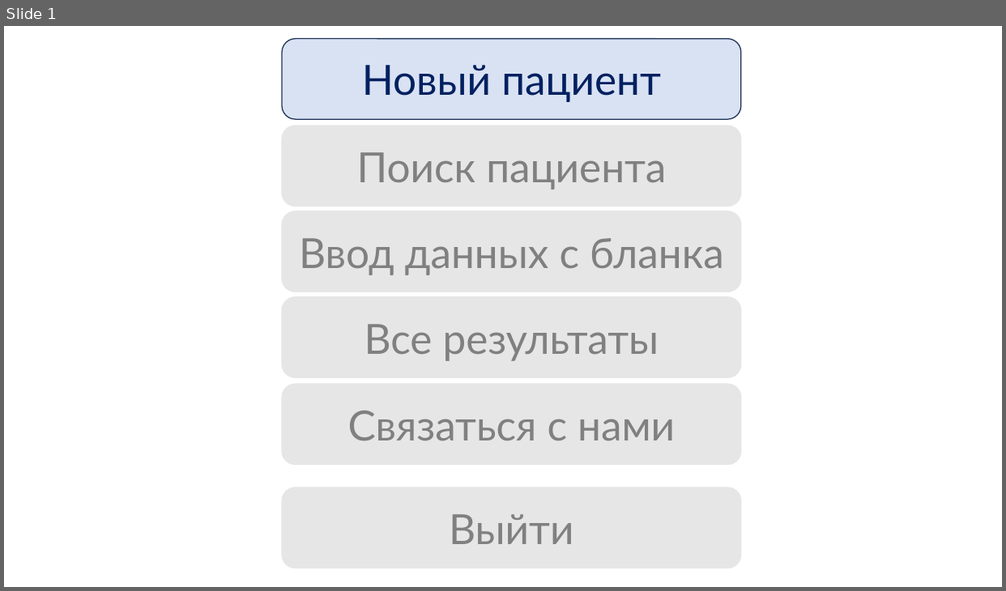
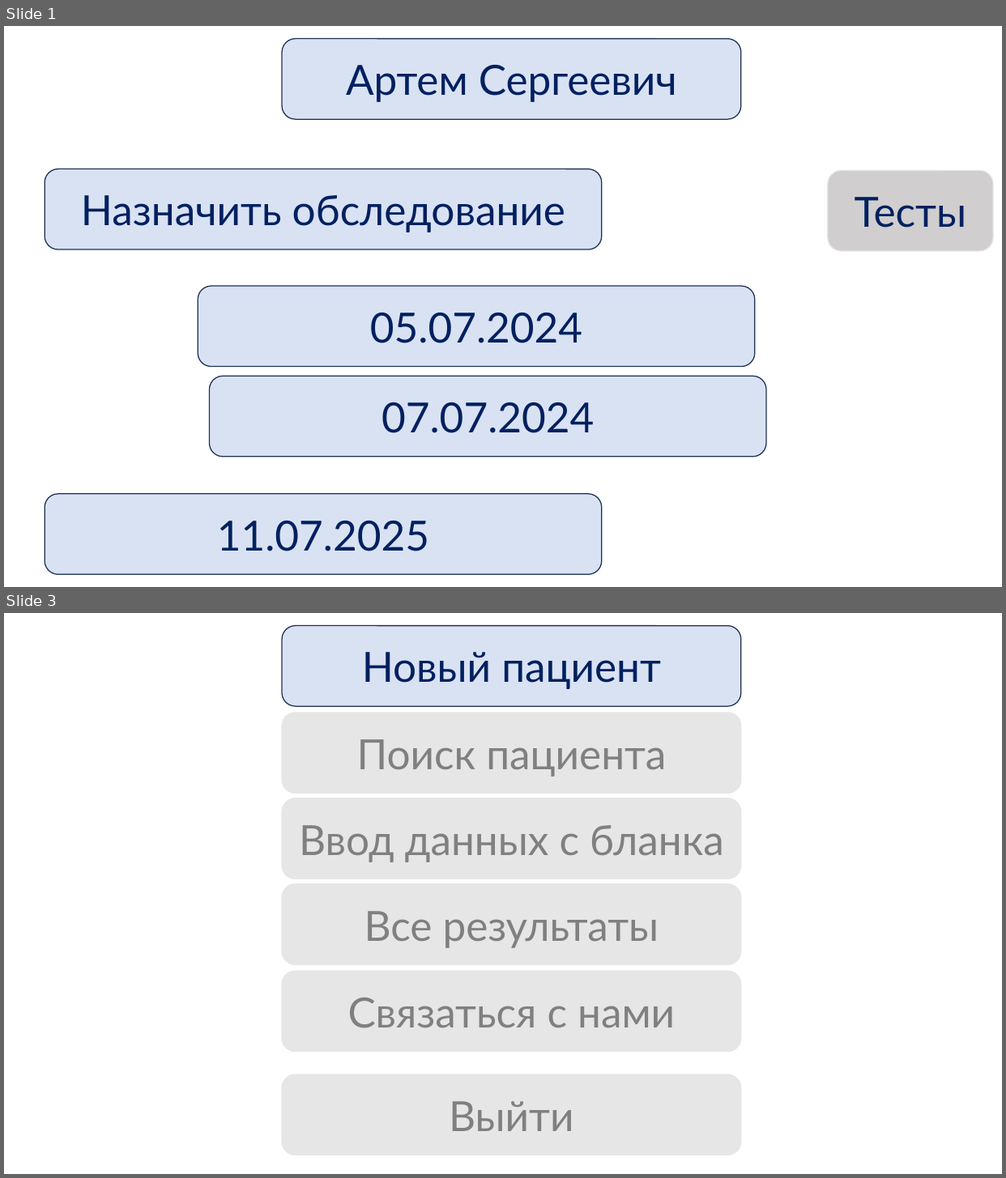
Before and after one commit to r3ctangl3/questionnaire, a slide deck: pptx/ПРОЕКТ-новый пациент.pptx. Shown one above the other, each under a label of ours: slide 1 before the commit, slides 1 and 3 after it; the slides between them are not shown. The pictures are 1006x591 and 1006x1178 pixels, drawn with LibreOffice and Linux fonts; fonts in the diff are those of the drawing. Boxes give left, top, right and bottom in pixels: in the first picture for what was removed or moved away, otherwise in the second. Text is boxed around its words. In the diff, an @@ line names an element or a change of style, - is before the commit and + after.

```diff
--- a/pptx/ПРОЕКТ-новый пациент.pptx
+++ b/pptx/ПРОЕКТ-новый пациент.pptx
@@ slide 1 added at <box>4,26,1002,587</box>, background #FFFFFF @@
@@ rounded rectangle added at <box>282,39,740,120</box>, fill #D9E2F3, outline #1E3256 1 pt, 40 pt, text #002060 @@
+Артем Сергеевич
@@ rounded rectangle added at <box>44,169,602,250</box>, fill #D9E2F3, outline #1E3256 1 pt, 40 pt, text #002060 @@
+Назначить обследование
@@ rounded rectangle added at <box>829,170,994,251</box>, fill #D0CECE, outline #E7E6E6 1 pt, 40 pt, text #002060 @@
+Тесты
@@ rounded rectangle added at <box>198,286,755,367</box>, fill #D9E2F3, outline #1E3256 1 pt, 40 pt, text #002060 @@
+05.07.2024
@@ rounded rectangle added at <box>209,377,766,457</box>, fill #D9E2F3, outline #1E3256 1 pt, 40 pt, text #002060 @@
+07.07.2024
@@ rounded rectangle added at <box>44,494,602,574</box>, fill #D9E2F3, outline #1E3256 1 pt, 40 pt, text #002060 @@
+11.07.2025
@@ what was slide 1 is now slide 3 @@
```
Also in this commit, not shown: 1 slide changed, 1 other slide added, 1 other file.
